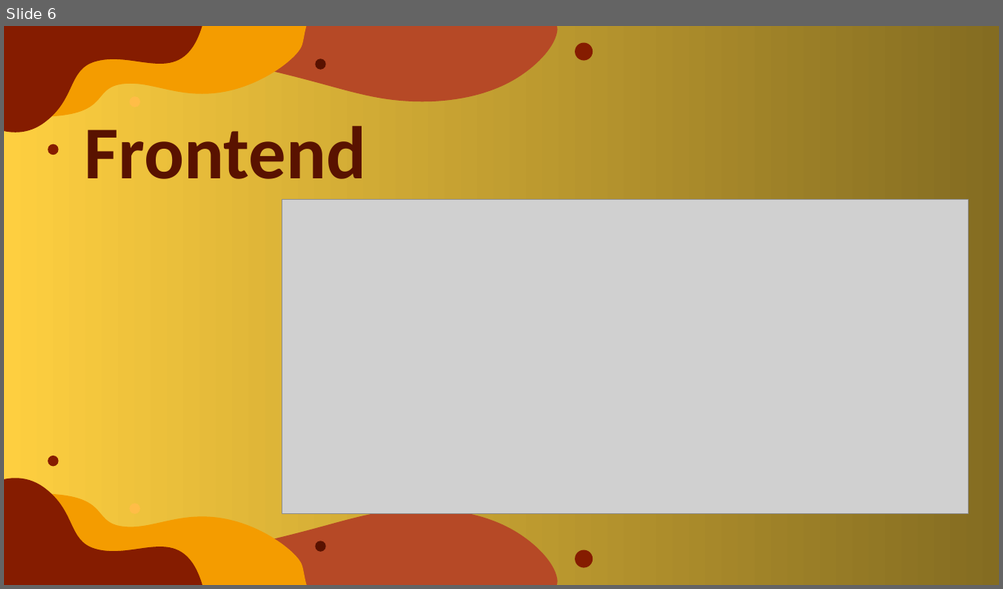
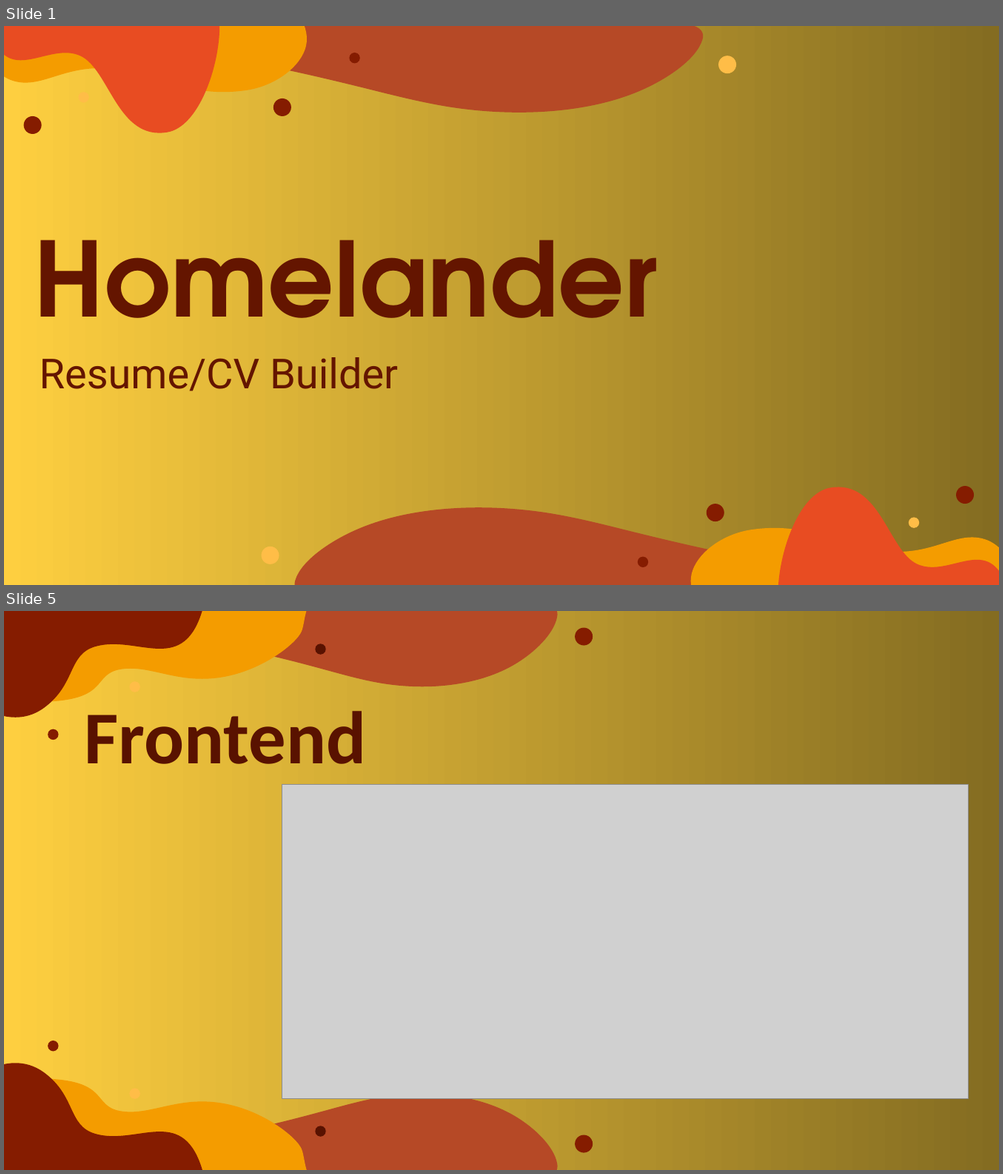
Before and after one commit to EGGeorgieva21/HOMELANDER, a slide deck: docs/Presentation.pptx. Shown one above the other, each under a label of ours: slide 6 before the commit, slides 1 and 5 after it; the slides between them are not shown. The pictures are 1003x589 and 1003x1174 pixels, drawn with LibreOffice and Linux fonts; fonts in the diff are those of the drawing; grey boxes stand for pictures. Boxes give left, top, right and bottom in pixels: in the first picture for what was removed or moved away, otherwise in the second. Text is boxed around its words. In the diff, an @@ line names an element or a change of style, - is before the commit and + after.

```diff
--- a/docs/Presentation.pptx
+++ b/docs/Presentation.pptx
@@ slide 1 added at <box>4,26,999,585</box>, background gradient #FECF40 to #846C21 @@
@@ freeform shape added at <box>4,26,708,113</box>, fill #B64926 @@
@@ freeform shape added at <box>4,26,307,93</box>, fill #F49C00 @@
@@ freeform shape added at <box>4,26,219,141</box>, fill #E84C22 @@
@@ ellipse added at <box>350,53,360,63</box>, fill #851C00 @@
@@ ellipse added at <box>718,56,736,74</box>, fill #FFBD47 @@
@@ ellipse added at <box>79,92,89,102</box>, fill #FFBD47 @@
@@ ellipse added at <box>273,99,291,116</box>, fill #851C00 @@
@@ ellipse added at <box>23,116,41,134</box>, fill #851C00 @@
@@ title added at <box>34,205,658,360</box>, 100 pt, text #641500, bold @@
+Homelander
@@ text added at <box>40,358,398,392</box>, 40 pt, text #641500 @@
+Resume/CV Builder
@@ freeform shape added at <box>778,480,999,585</box>, fill #E84C22 @@
@@ ellipse added at <box>956,486,974,504</box>, fill #851C00 @@
@@ freeform shape added at <box>290,508,999,585</box>, fill #B64926 @@
@@ ellipse added at <box>706,504,724,522</box>, fill #851C00 @@
@@ freeform shape added at <box>690,528,999,585</box>, fill #F49C00 @@
@@ ellipse added at <box>908,517,919,528</box>, fill #FFBD47 @@
@@ ellipse added at <box>262,547,279,565</box>, fill #FFBD47 @@
@@ ellipse added at <box>637,557,648,568</box>, fill #851C00 @@
@@ what was slide 6 is now slide 5 @@
```
Also in this commit, not shown: 1 slide changed, 3 other slides added, 5 slides removed.
